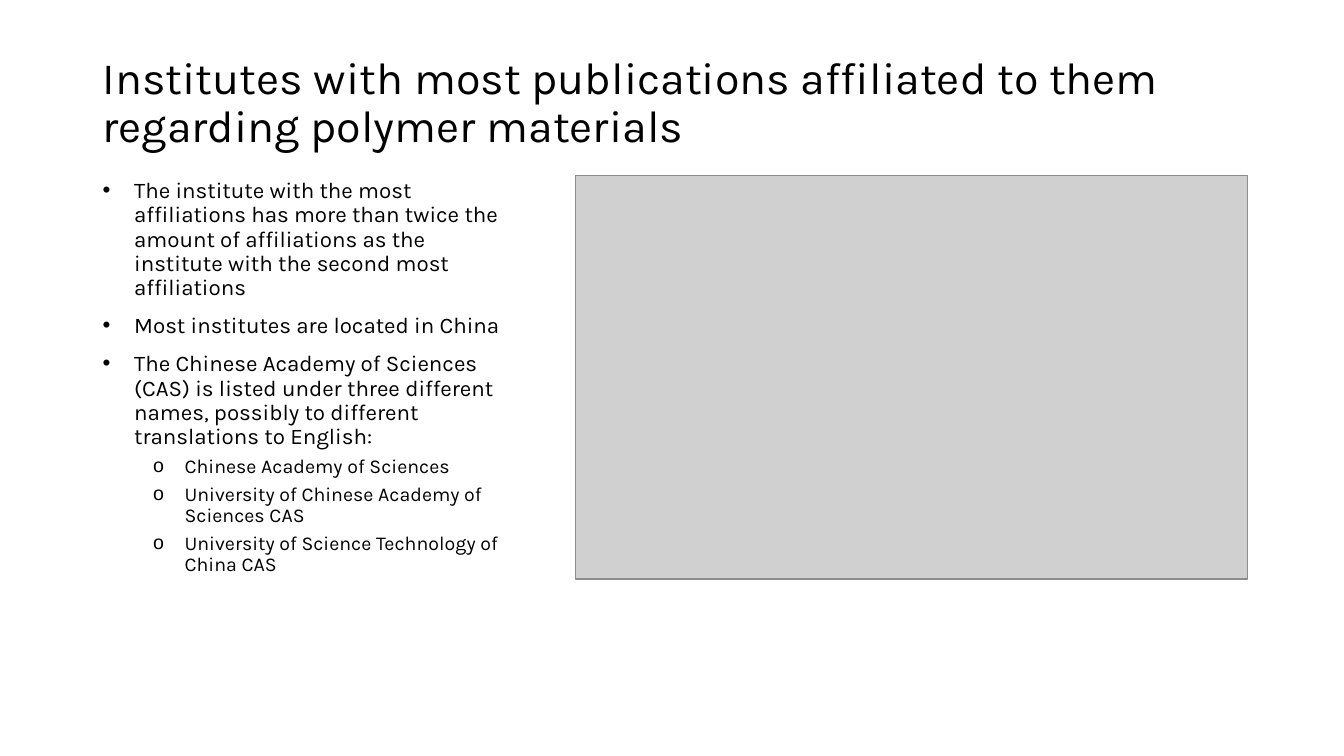
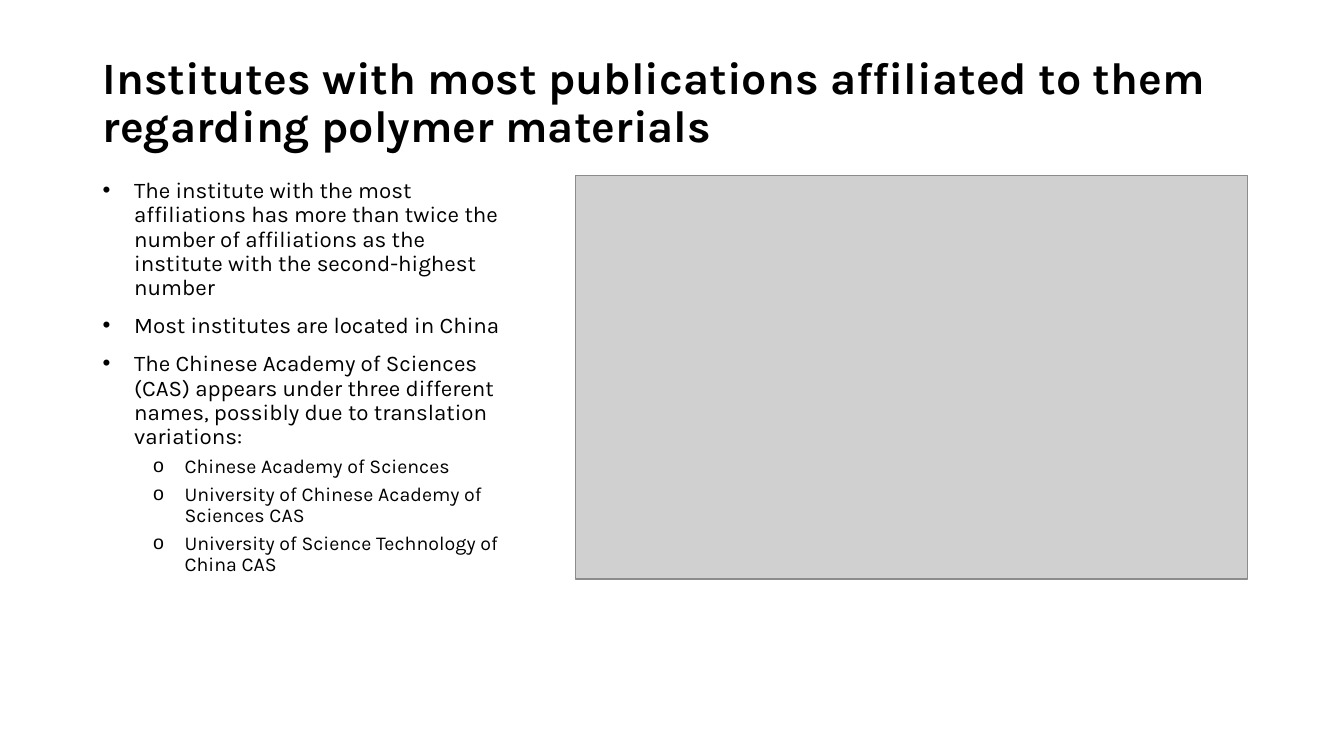
Before and after one commit to GMPuntigam/DataDrivenForesight, a slide deck: slide 13 of presentation/DataDrivenForesight.pptx. Drawn at 1344x756 pixels with LibreOffice and Linux fonts; fonts in the diff are those of the drawing; grey boxes stand for pictures. Boxes give left, top, right and bottom in pixels: in the first picture for what was removed or moved away, otherwise in the second. Text is boxed around its words. In the diff, an @@ line names an element or a change of style, - is before the commit and + after.

```diff
--- a/presentation/DataDrivenForesight.pptx
+++ b/presentation/DataDrivenForesight.pptx
@@ title "Institutes with most publications affiliated ..." at (103,62,1205,153): bold on @@
@@ text at (134,182,498,296): text changed @@
-• The institute with the most affiliations has more than twice the amount of affiliations as the institute with the second most affiliations
+• The institute with the most affiliations has more than twice the number of affiliations as the institute with the second-highest number
@@ text at (134,355,494,445): text changed @@
-• The Chinese Academy of Sciences (CAS) is listed under three different names, possibly to different translations to English:
+• The Chinese Academy of Sciences (CAS) appears under three different names, possibly due to translation variations:
```
Also in this commit, not shown: 17 other slides changed, 11 other files.
